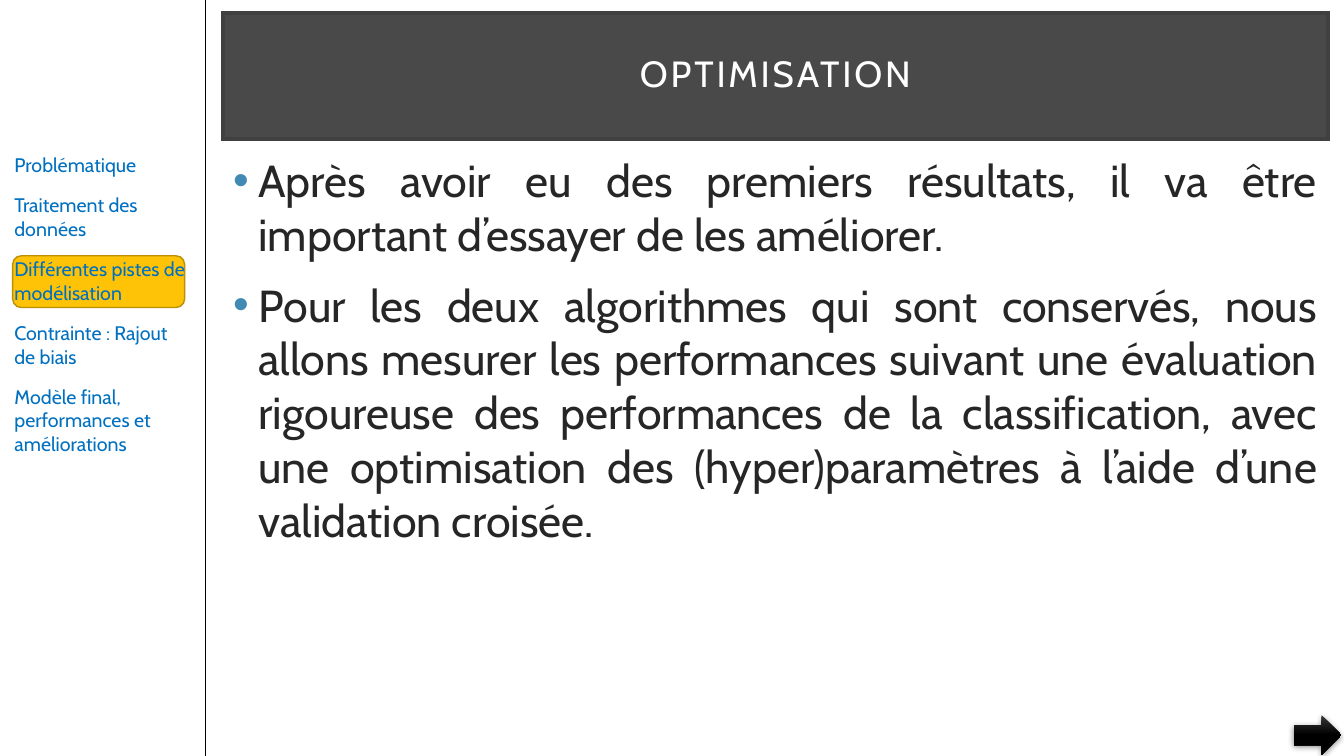
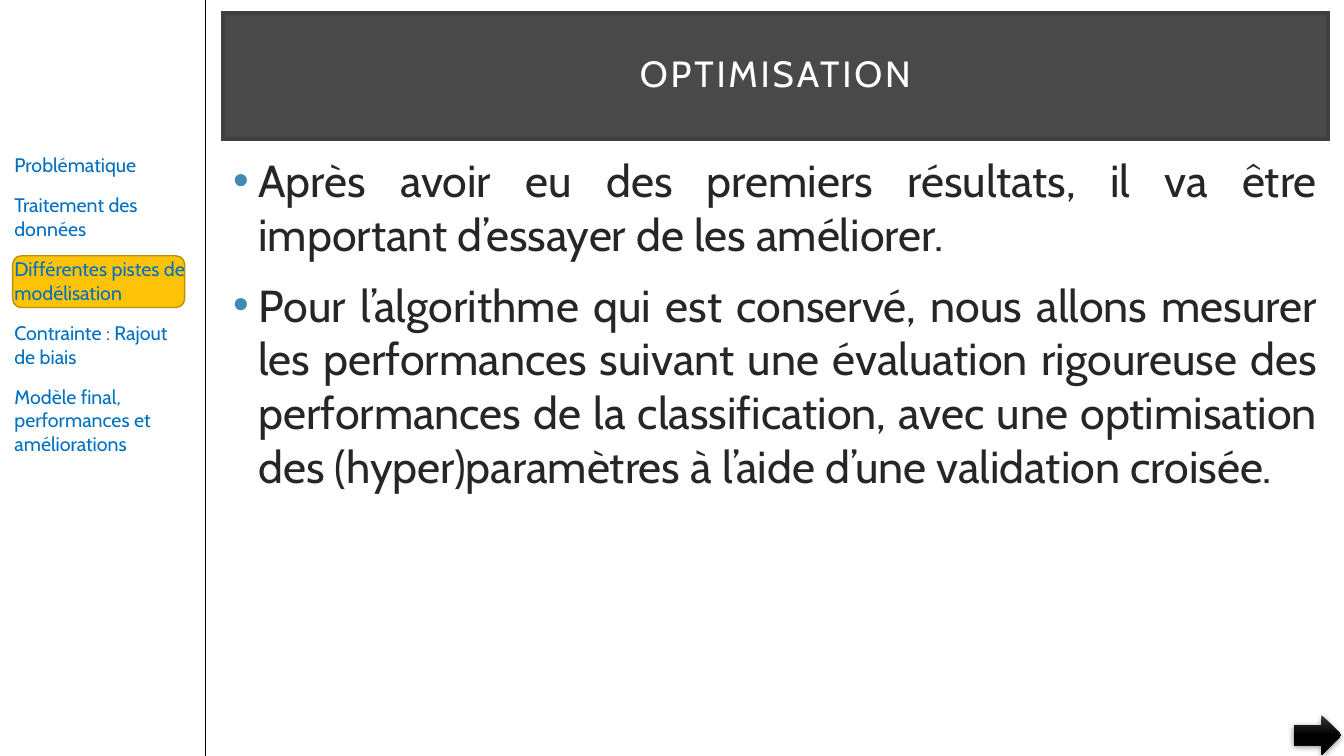
Before and after one commit to pfroide/python, a slide deck: slide 30 of Projet_5/p5.pptx. Drawn at 1344x756 pixels with LibreOffice and Linux fonts; fonts in the diff are those of the drawing. Boxes give left, top, right and bottom in pixels: in the first picture for what was removed or moved away, otherwise in the second. Text is boxed around its words. In the diff, an @@ line names an element or a change of style, - is before the commit and + after.

```diff
--- a/Projet_5/p5.pptx
+++ b/Projet_5/p5.pptx
@@ text at bbox=[258, 288, 1317, 493]: text changed @@
-• Pour les deux algorithmes qui sont conservés, nous allons mesurer les performances suivant une évaluation rigoureuse des performances de la classification, avec une optimisation des (hyper)paramètres à l’aide d’une validation croisée.
+• Pour l’algorithme qui est conservé, nous allons mesurer les performances suivant une évaluation rigoureuse des performances de la classification, avec une optimisation des (hyper)paramètres à l’aide d’une validation croisée.
```
Also in this commit, not shown: 23 other slides changed.
